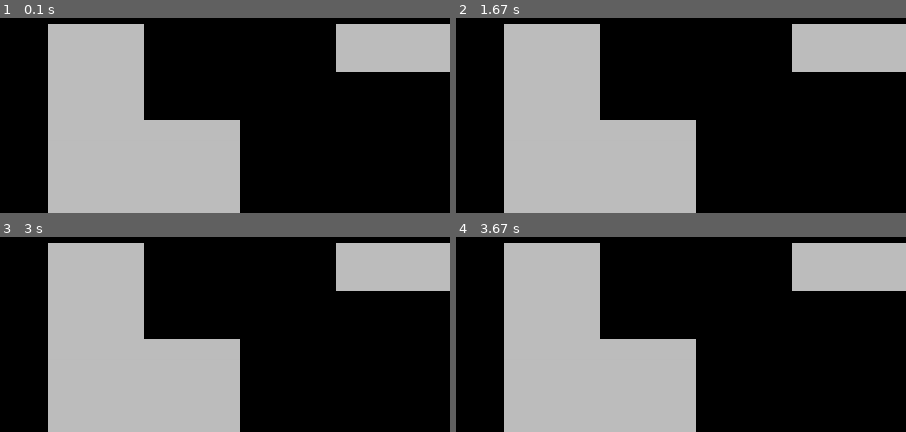
Above: before the commit, frames 1-4 (two rows, left to right).
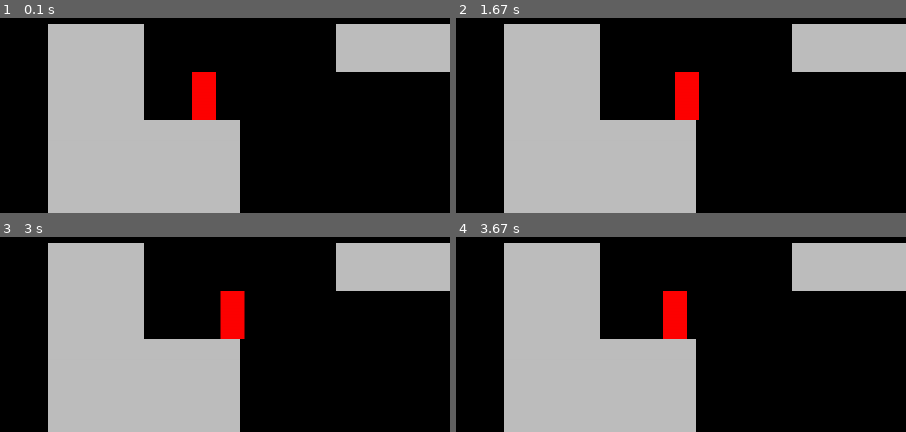
Above: after the commit, the same moments.

Repository: LifeofSwervo/Games
Game: pygame game, started from Platformer/main.py
The game is run twice, just before and just after one commit, with the same random seed, the same clock (stepped at 60 frames per second) and the same inputs.
Inputs:
- Up to frame 1 (0.1 s): no input
- Up to frame 2 (1.67 s): hold Right 0.33-0.8 s; hold Right 0.83-1.3 s; hold Left from 1.33 s (still down)
- Up to frame 3 (3 s): release Left at 1.87 s; hold Left 1.9-2.3 s; hold Right 2.33-2.97 s
- Up to frame 4 (3.67 s): hold Left 3-3.47 s; hold Right from 3.5 s (still down)
The pictures show only the part of the screen within x 0-50%, y 0-50%; the shares and areas given below are measured in that part.

The runs differ from the first frame. In frame 1, 1.3% of the frame differs, in the area x 42-48%, y 27-53%; in frame 2, 1.3%; in frame 3, 1.4%, in the area x 48-55%, y 27-53%; in frame 4, 1.3%.

Commit message:
Player Rect

Diff:
--- a/Platformer/level.py
+++ b/Platformer/level.py
@@ -1,6 +1,8 @@
 import pygame
 from tiles import Tile
+from player import Player
 from settings import tileSize
+
 
 class Level:
     def __init__(self, levelData, surface):
@@ -12,14 +14,30 @@
 
     def setupLevel(self, layout):
         self.tiles = pygame.sprite.Group()
+        self.player = pygame.sprite.GroupSingle()
+
         for rowIndex, row in enumerate(layout):
             for colIndex, cell in enumerate(row):
+                x = colIndex * tileSize
+                y = rowIndex * tileSize
+
                 if cell == 'X':
                     x = colIndex * tileSize
                     y = rowIndex * tileSize
                     tile = Tile((x,y), tileSize)
                     self.tiles.add(tile)
+                if cell == 'P':
+                    x = colIndex * tileSize
+                    y = rowIndex * tileSize
+                    playerSprite = Player((x, y))
+                    self.player.add(playerSprite)
+
 
     def run(self):
+        #Tiles
         self.tiles.update(self.worldShift)
         self.tiles.draw(self.displaySurface)
+
+        #Player
+        self.player.update()
+        self.player.draw(self.displaySurface)
--- a/Platformer/player.py
+++ b/Platformer/player.py
@@ -6,3 +6,18 @@
         self.image = pygame.Surface((32, 64))
         self.image.fill('red')
         self.rect = self.image.get_rect(topleft = pos)
+        self.direction = pygame.math.Vector2(0, 0)
+
+    def getInput(self):
+        keys = pygame.key.get_pressed()
+
+        if keys[pygame.K_RIGHT]:
+            self.direction.x = 1
+        elif keys[pygame.K_LEFT]:
+            self.direction.x = -1
+        else:
+            self.direction.x = 0
+
+    def update(self):
+        self.getInput()
+        self.rect.x += self.direction.x
